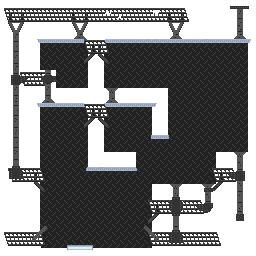
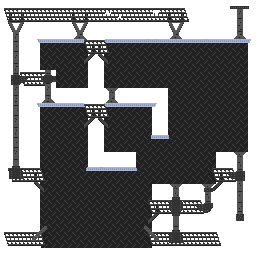
Two versions of the same layered image (256px x 256px). Layer-by-layer changes:
painted on "Background" over [65, 245, 93, 250]
removed layer "h" over [65, 246, 95, 256]
